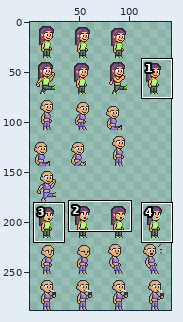
Edited in one commit: sprite sheet (Brackeys Jam 2021.8/Assets/Assets/Characters/female2.png). The picture above shows the old version from afar; the outline marks the close-up.
Close-up. Before:
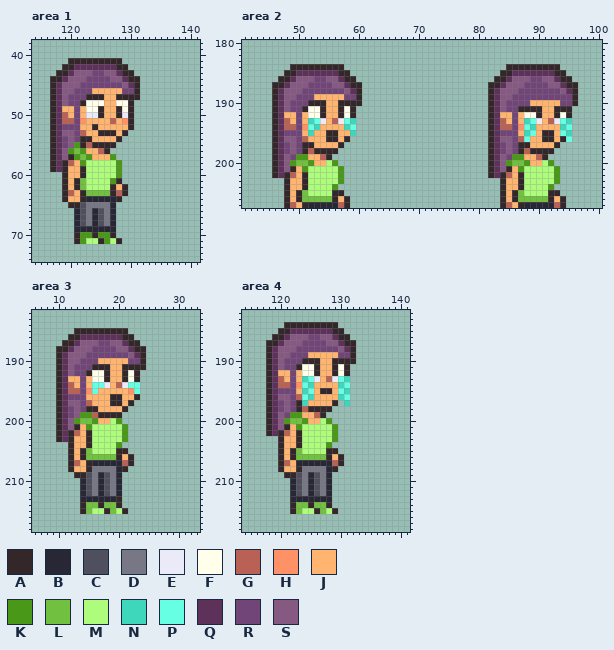
The file is 144x288 pixels. Shown: area 1: x 114..141, y 38..74; area 2: x 41..100, y 180..207; area 3: x 6..33, y 182..218; area 4: x 114..141, y 182..218. The wide view leaves out empty margins. The commit also changed other parts of the picture, which this record leaves out.
Palette (. is transparent): A #33272a  B #272736  C #4f4f5e  D #777786  E #eaeaf9  F #ffffeb  G #ba6156  H #ff9166  J #ffb570  K #499817  L #71c03f  M #adfc7b  N #3ed7bb  P #66ffe3  Q #5e315b  R #724579  S #865983
The result:
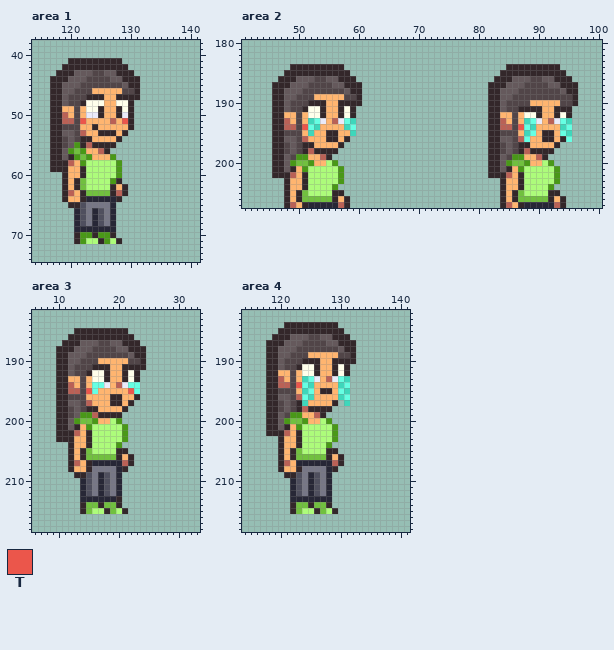
Colours new in this view: T #eb564b
From old to new:
colour R: #724579 -> #514548
colour S: #865983 -> #65595c
Area 1:
y 42: x 121..127 QQQQQQQ -> AAAAAAA
y 43: x 120 Q -> A; x 128 Q -> A
y 44: x 119 Q -> A; x 129 Q -> A
y 45: x 118 Q -> A; x 130 Q -> A
y 46..50: x 118 Q -> A
y 51: x 118 Q -> A; x 122 H -> T; x 129 H -> T
y 52..59: x 118 Q -> A
Area 2:
y 185: x 50..56 QQQQQQQ -> AAAAAAA; x 86..92 QQQQQQQ -> AAAAAAA
y 186: x 49 Q -> A; x 57 Q -> A; x 85 Q -> A; x 93 Q -> A
y 187: x 48 Q -> A; x 58 Q -> A; x 84 Q -> A; x 94 Q -> A
y 188: x 47 Q -> A; x 59 Q -> A; x 83 Q -> A; x 95 Q -> A
y 189..193: x 47 Q -> A; x 83 Q -> A
y 194: x 47 Q -> A; x 51 H -> T; x 83 Q -> A; x 87 H -> T
y 195..202: x 47 Q -> A; x 83 Q -> A
Area 3:
y 186: x 14..20 QQQQQQQ -> AAAAAAA
y 187: x 13 Q -> A; x 21 Q -> A
y 188: x 12 Q -> A; x 22 Q -> A
y 189: x 11 Q -> A; x 23 Q -> A
y 190..194: x 11 Q -> A
y 195: x 11 Q -> A; x 15 H -> T; x 22 H -> T
y 196..203: x 11 Q -> A
Area 4:
y 185: x 122..128 QQQQQQQ -> AAAAAAA
y 186: x 121 Q -> A; x 129 Q -> A
y 187: x 120 Q -> A; x 130 Q -> A
y 188: x 119 Q -> A; x 131 Q -> A
y 189..193: x 119 Q -> A
y 194: x 119 Q -> A; x 123 H -> T
y 195..202: x 119 Q -> A
Pixel boxes of the changes (left, top, right, bottom) in both close-ups:
changed: (56, 64, 134, 172)
changed: (278, 70, 356, 178)
changed: (494, 70, 572, 178)
changed: (62, 334, 140, 442)
changed: (272, 328, 350, 436)
